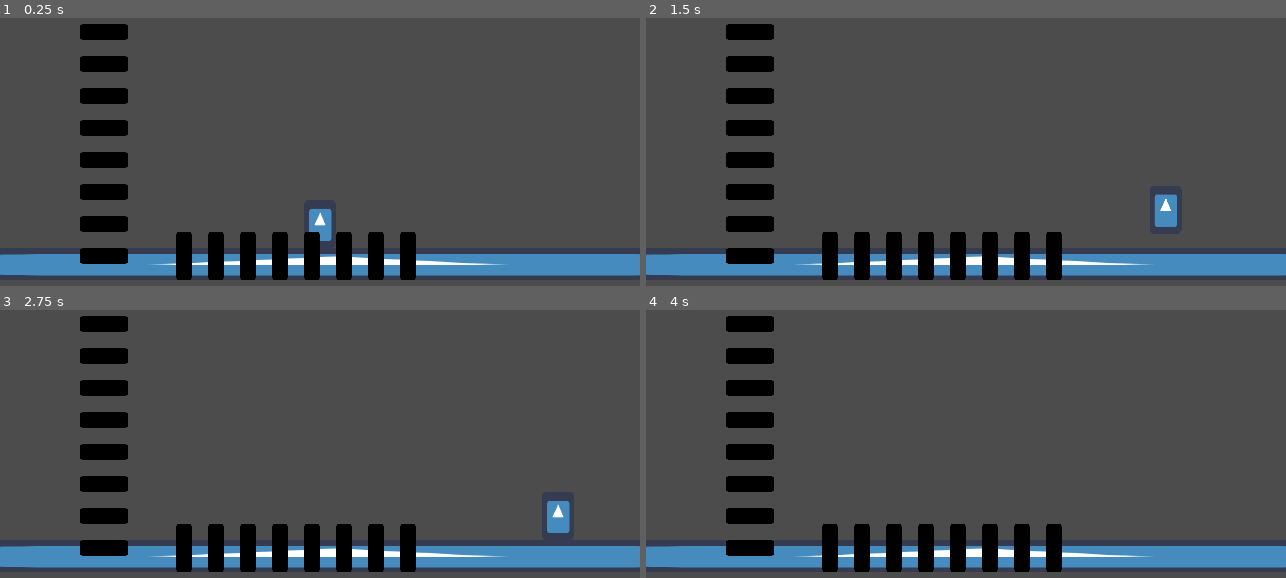
Above: before the commit, frames 1-4 (two rows, left to right).
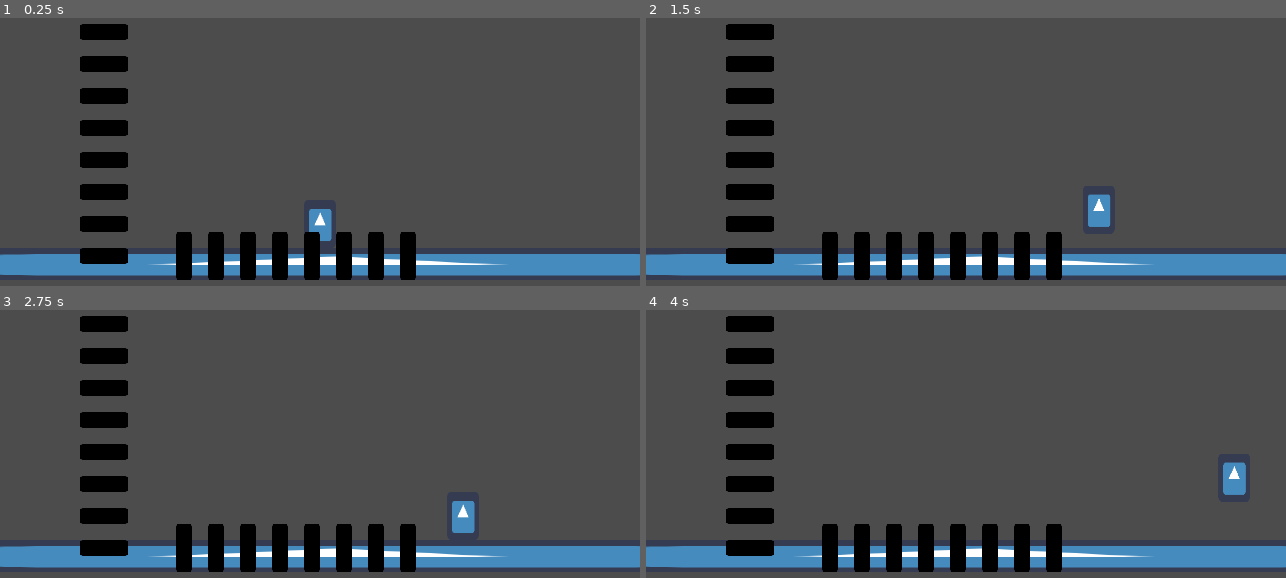
Above: after the commit, the same moments.

Repository: SleepingPhoenix1/Experimenting-with-movement
Game: Godot game, scene res://scenes/test_level.tscn
Same seed, same stepped clock (60 frames per second), same inputs: the game is played once before the commit and once after it. The engine's default icon, where the game draws it, is replaced by a stand-in: a white triangle on a blue panel in a dark square.
Inputs:
- Up to frame 1 (0.25 s): no input
- Up to frame 2 (1.5 s): tap Enter at 0.5 s; hold Right (ui_right) from 0.53 s (still down); tap Space (ui_jump) at 0.6, 0.77, 1.07, 1.35 s
- Up to frame 3 (2.75 s): tap Space (ui_jump) at 1.52, 1.82, 2.1 s; release Right (ui_right) at 2.03 s; hold Left (ui_left) from 2.03 s (still down)
- Up to frame 4 (4 s): release Left (ui_left) at 2.78 s; hold Right (ui_right) from 2.78 s (still down); tap Space (ui_jump) at 2.85, 3.02, 3.32, 3.6, 3.77 s

The runs differ from the first frame. In frame 2, 0.8% of the frame differs, in the area x 69-83%, y 65-78%; in frame 3, 0.9%, in the area x 70-90%, y 71-84%; in frame 4, 0.4%.

Commit message:
added more stuff
max falling speed, fixed sticking to ceiling and fixed y velocity

Diff:
--- a/scripts/player.gd
+++ b/scripts/player.gd
@@ -25,10 +25,14 @@
 onready var jump_gravity : float = ((-2.0 * jump_height) / (jump_time_to_peak * jump_time_to_peak)) * -1.0
 onready var fall_gravity : float = ((-2.0 * jump_height) / (jump_time_to_descent * jump_time_to_descent)) * -1.0
 
+export var maxfallspeed = 200
+var has_pressed_jump = false
+
 
 func _ready():
 	#for some reason has_jumped fires off without a reason
 	max_speed -= jump_slowing_down
+
 
 
 func _process(delta):
@@ -36,6 +40,12 @@
 		max_speed += jump_slowing_down
 		has_jumped = false
 		tick = false
+
+
+
+
+
+
 
 
 func _physics_process(delta):
@@ -49,10 +59,13 @@
 		if has_jumped and !tick:
 			max_speed -= jump_slowing_down
 			tick = true
+			has_pressed_jump = false
 		has_jumped = true
 
-	if Input.is_action_just_pressed("ui_jump") and is_on_floor():
-		jump()
+	if Input.is_action_just_pressed("ui_jump"):
+		has_pressed_jump = true
+		if is_on_floor():
+			jump()
 
 	#low jumping
 	if has_jumped and Input.is_action_just_released("ui_jump") and velocity.y < 0:
@@ -79,6 +92,18 @@
 		deceleration()
 	move_and_slide(velocity, Vector2.UP)
 
+	#max falling speed
+	if velocity.y > maxfallspeed:
+		velocity.y = maxfallspeed
+
+	#stops y velocity if you hit ceiling
+	if is_on_ceiling():
+		velocity.y = 0
+
+	#removes y velocity when on ground
+	if is_on_floor() and !has_pressed_jump:
+		velocity.y = 1
+
 
 
 func acceleration():
@@ -87,8 +112,14 @@
 	elif velocity.x > -max_speed and direction == "left":
 		velocity.x -= acceleration / 2
 	else:
-		#current_speed = max_speed
 		velocity.x = max_speed * sign(velocity.x)
+
+
+
+
+
+
+
 
 func deceleration():
 	if velocity.x > 0 and direction == "right":
